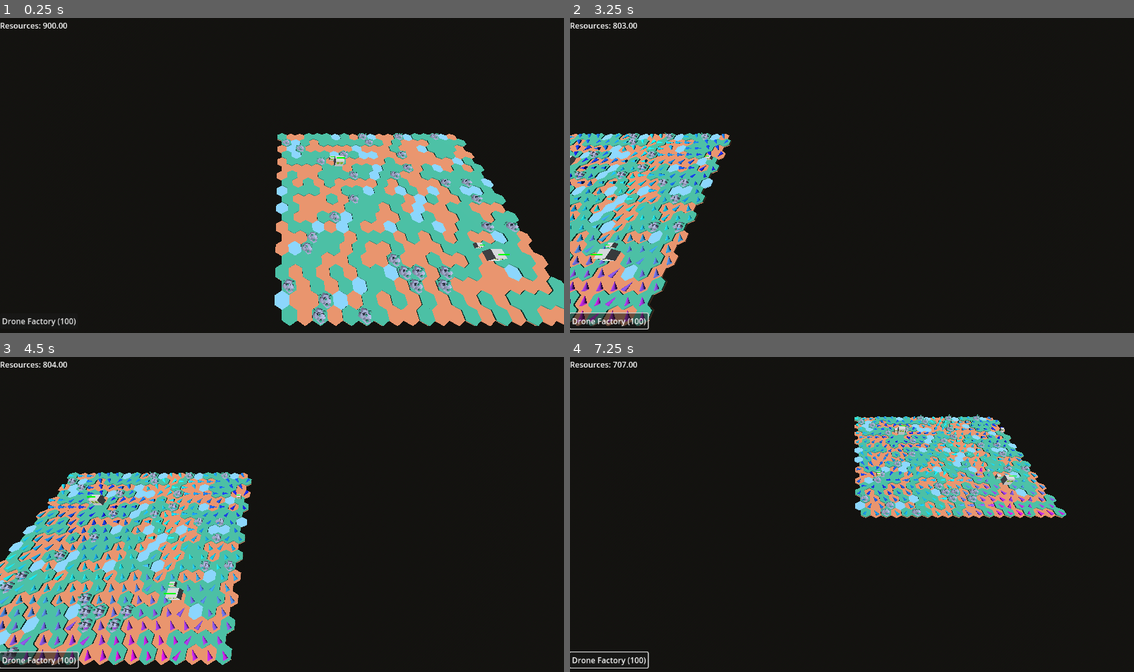
Above: before the commit, frames 1-4 (two rows, left to right).
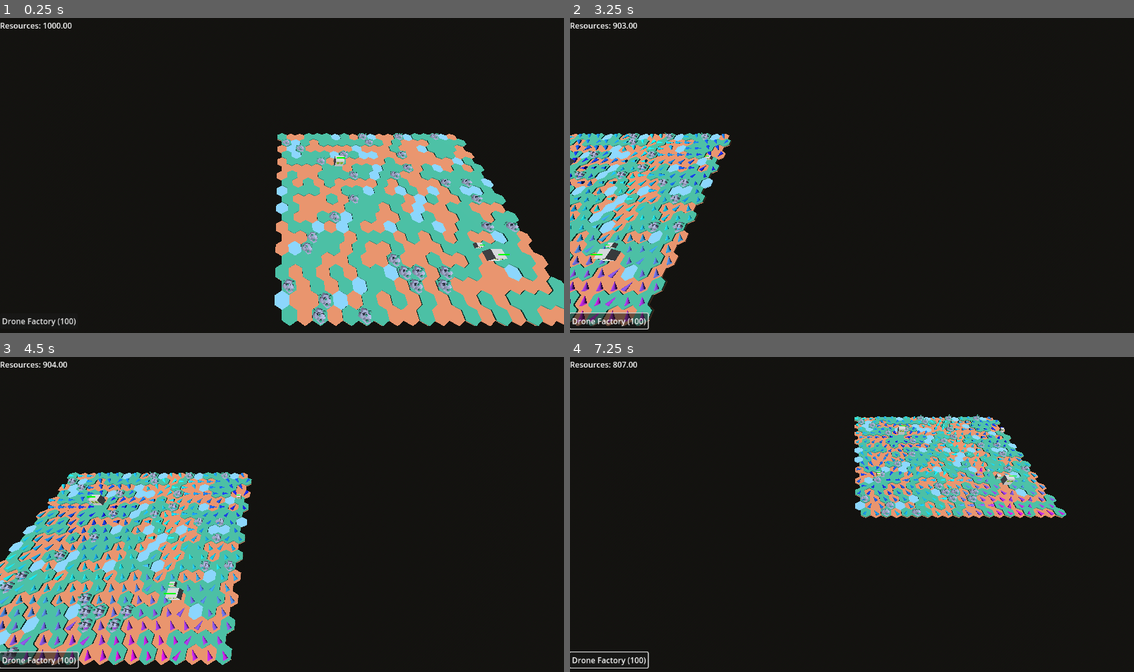
Above: after the commit, the same moments.

Repository: rantahar/hex_flow_rts
Game: Godot game, scene res://game.tscn
Same seed, same stepped clock (60 frames per second), same inputs: the game is played once before the commit and once after it.
Inputs (mouse positions are in pixels of both pictures, inside the frame that each line leads up to):
- Up to frame 1 (0.25 s): no input
- Up to frame 2 (3.25 s): click "Drone Factory (100)" at 0.5 s; tap Enter at 1.25 s; move the mouse to (976, 159) at 1.27 s; hold Right (ui_right) 1.28-2 s; click (976, 159) at 1.42 s; drag from (739, 191) to (823, 238) at 2.02 s; tap Space at 2.75 s; move the mouse to (908, 106) at 2.77 s; hold Right (ui_right) from 2.78 s (still down); click (908, 106) at 2.92 s
- Up to frame 3 (4.5 s): release Right (ui_right) at 3.5 s; tap Enter at 3.5 s; drag from (253, 577) to (112, 467) at 3.52 s; tap Space at 4.25 s; move the mouse to (451, 561) at 4.27 s; hold Left (ui_left) from 4.28 s (still down); click (451, 561) at 4.42 s
- Up to frame 4 (7.25 s): tap Escape (ui_cancel) at 4.9 s; release Left (ui_left) at 5 s; drag from (682, 467) to (767, 432) at 5.02 s; tap Enter at 5.75 s; move the mouse to (880, 514) at 5.77 s; hold Down (ui_down) 5.78-6.5 s; click (880, 514) at 5.92 s; tap Space at 6.5 s; drag from (767, 432) to (739, 530) at 6.52 s

The runs differ from the first frame. In frame 1, less than 0.1% of the frame differs, in the area x 7-77%, y 1-93%; in frame 2, less than 0.1%; in frame 3, 0.1%; in frame 4, 0.2%, in the area x 7-78%, y 1-29%.

Commit message:
Refactoring a bit to separate human and AI players

Diff:
--- a/data/game_data.gd
+++ b/data/game_data.gd
@@ -134,12 +134,14 @@
 		"id": 0,
 		"display_name": "Red Team",
 		"color": Color.RED,
-		"starting_resources": 1000.0
+		"starting_resources": 1000.0,
+		"type": "human",
 	},
 	{
 		"id": 1,
 		"display_name": "Blue Team",
 		"color": Color.BLUE,
-		"starting_resources": 1000.0
+		"starting_resources": 1000.0,
+		"type": "ai",
 	}
 ]
--- /dev/null
+++ b/src/AIPlayer.gd
@@ -0,0 +1,33 @@
+class_name AIPlayer
+extends Player
+
+# Custom method called by Game.gd after setup is complete
+func start_turn(p_map_node: Node3D):
+	"""
+	Executes the simple AI logic: build a drone factory near the base.
+	"""
+	print("AI Player %d (%s) starting turn." % [id, name])
+
+	# 1. Check if Base is placed (it should be structures[0] if Game.gd's sequence is followed)
+	if structures.size() == 0:
+		push_error("AIPlayer %d: Base structure not found." % id)
+		return
+
+	var base_tile: Tile = structures[0].current_tile
+
+	# 2. Find a free, walkable neighbor tile for the Drone Factory
+	var factory_tile: Tile = null
+
+	for neighbor_tile in base_tile.neighbors:
+		# Check if tile is walkable and free of structures
+		if is_instance_valid(neighbor_tile) and neighbor_tile.walkable and neighbor_tile.structure == null:
+			factory_tile = neighbor_tile
+			break
+
+	if factory_tile:
+		# Attempt to place a drone factory. Player.place_structure handles resource checks.
+		var success = place_structure("drone_factory", factory_tile, p_map_node)
+		if success:
+			print("AI Player %d successfully built drone_factory at %s." % [id, factory_tile.get_coords()])
+	else:
+		push_error("AI Player %d could not find a free tile next to the base for drone_factory." % id)
--- a/src/Game.gd
+++ b/src/Game.gd
@@ -6,12 +6,11 @@
 const BuildMenu = preload("res://src/BuildMenu.gd")
 # Placeholder constant until StructurePlacer.gd is created
 const StructurePlacer = preload("res://src/StructurePlacer.gd")
+const AIPlayer = preload("res://src/AIPlayer.gd")
 
 @onready var map_node = $Map
 @onready var canvas_layer = $CanvasLayer
 @onready var structure_placer: StructurePlacer = $StructurePlacer
-
-var placing_player_id: int = -1 # which player (0 or 1) is currently placing
 
 var players: Array[Player] = []
 var player_visualizers: Array[FlowFieldVisualizer] = []
@@ -34,7 +33,17 @@
 	players.clear()
 
 	for config in player_configs:
-		var player_node = Player.new(config["id"], config)
+		var player_node
+
+		var player_type = config.get("type", "human") # Default to human
+
+		if player_type == "human":
+			player_node = Player.new(config["id"], config)
+		elif player_type == "ai":
+			player_node = AIPlayer.new(config["id"], config)
+		else:
+			push_error("Unknown player type '%s' found in config for Player ID %d." % [player_type, config["id"]])
+			continue
 
 		# Set Node properties and Data class properties
 		player_node.id = config["id"]
@@ -135,8 +144,15 @@
 	var player0 = get_player(0)
 	var player1 = get_player(1)
 
-	# Assume player 0 is the human player
-	var human_player = player0
+	# Determine the human player dynamically based on config
+	var human_player: Player = null
+	for p in players:
+		if is_instance_valid(p) and p.config.get("type") == "human":
+			human_player = p
+			break
+
+	if human_player == null:
+		push_warning("No human player found in configuration.")
 
 	var grid = map_node.get_node("Grid")
 
@@ -170,17 +186,19 @@
 			push_error("Failed to place base for Player %d at %s." % [player.id, player.spawn_tile.get_coords()])
 			continue
 
-		# 2. For testing, place a Drone Factory next to the base (cost 200, buildable)
-		var factory_tile = _find_free_neighbor_tile(grid, player.spawn_tile)
-		if is_instance_valid(factory_tile):
-			# Note: Drone factory costs 200 resources, but the player starts with 1000.
-			var factory_success = player.place_structure("drone_factory", factory_tile, map_node)
-			if not factory_success:
-				push_error("Failed to place drone_factory for Player %d next to base at %s." % [player.id, factory_tile.get_coords()])
-		else:
-			push_error("Could not find a free tile next to the base for Player %d to place drone_factory." % player.id)
-
-	# UI Setup for the human player (player 0)
+		# 2. Call AI start turn logic if applicable
+		if player.config.get("type") == "ai":
+			# Ensure we only call this on AI players
+			if player is AIPlayer:
+				player.start_turn(map_node)
+			else:
+				push_error("Player ID %d configured as 'ai' but is not an AIPlayer instance." % player.id)
+
+	# Set the human player reference on the StructurePlacer instance
+	if is_instance_valid(structure_placer) and is_instance_valid(human_player):
+		structure_placer.set_human_player(human_player)
+
+	# UI Setup for the human player
 	if is_instance_valid(human_player) and is_instance_valid(canvas_layer):
 		# Paths assume CanvasLayer is a direct child of Game, and MarginContainer is a direct child of CanvasLayer.
 		# Assumes the first MarginContainer holds ResourceDisplay and the second holds BuildMenu.
@@ -213,20 +231,12 @@
 
 func _on_structure_selected(structure_type: String):
 	"""
-	Initiates structure placement mode for the human player (Player 0).
-	"""
-	var player_id = 0 # Human player
-	var player = get_player(player_id)
-
-	if not is_instance_valid(player):
-		push_error("Game._on_structure_selected: Player %d not found." % player_id)
-		return
-
-	placing_player_id = player_id
+	Initiates structure placement mode for the human player.
+	"""
 
 	if is_instance_valid(structure_placer):
-		structure_placer.enter_placement_mode(structure_type, placing_player_id)
-		print("Game: Entered placement mode for %s (Player %d)." % [structure_type, placing_player_id])
+		structure_placer.enter_placement_mode(structure_type)
+		print("Game: Entered placement mode for %s." % structure_type)
 	else:
 		push_error("Game._on_structure_selected: StructurePlacer node is not set up.")
 
@@ -235,18 +245,11 @@
 	Handles a click on a hexagonal tile, primarily for structure placement confirmation.
 	"""
 	if is_instance_valid(structure_placer) and structure_placer.is_active():
-		if placing_player_id == -1:
-			push_error("Game._on_hex_clicked: Placing player ID is invalid.")
-			structure_placer.exit_placement_mode()
-			return
-
-		var player = get_player(placing_player_id)
-
 		# structure_placer.attempt_placement handles resource checks and calling player.place_structure
-		var success = structure_placer.attempt_placement(tile, player, map_node)
+		var success = structure_placer.attempt_placement(tile, map_node)
 
 		if success:
-			print("Game: Structure placed successfully by Player %d at %s." % [placing_player_id, tile.get_coords()])
+			print("Game: Structure placed successfully at %s." % tile.get_coords())
 
 		# Always consume the click event if placement mode is active
 		return
@@ -303,20 +306,18 @@
 # Handles placement preview updates and cancellation
 func _process(delta: float) -> void:
 	if is_instance_valid(structure_placer) and structure_placer.is_active():
-
 		# Handle cancellation:
 		if Input.is_action_just_pressed("ui_cancel"):
 			structure_placer.exit_placement_mode()
 			print("Game: Placement mode cancelled.")
-			placing_player_id = -1
 			return
 
 		# Handle placement preview updates:
 		var hovered_tile = _get_hovered_tile()
-		var player = get_player(0) # Human player is always Player 0
-
-		if is_instance_valid(hovered_tile) and is_instance_valid(player):
-			structure_placer.update_preview(hovered_tile, player)
+
+		# Only update preview if placement mode is active for a valid player
+		if is_instance_valid(hovered_tile):
+			structure_placer.update_preview(hovered_tile)
 
 
 # Initializes flow fields and visualization after a delay
--- a/src/Player.gd
+++ b/src/Player.gd
@@ -17,6 +17,7 @@
 var units: Array = []
 var structures: Array[Structure] = []
 var resources: float = 0.0
+var config: Dictionary = {} # Store player configuration for type checking, etc.
 var spawn_tile: Tile
 
 
@@ -169,6 +170,7 @@
 func _init(p_id: int, config: Dictionary):
 	# Initialize properties that cannot use default values or require calculation
 	id = p_id
+	self.config = config
 	resources = config.get("starting_resources", 100.0)
 	structures = [] # Initialized to empty array
 
--- a/src/StructurePlacer.gd
+++ b/src/StructurePlacer.gd
@@ -9,7 +9,7 @@
 # State tracking for placement mode
 var active: bool = false
 var current_structure_type: String = ""
-var placing_player_id: int = -1
+var placing_player: Player = null
 
 # Placeholder for the visual preview node
 var preview_instance = null
@@ -21,9 +21,8 @@
 func is_active() -> bool:
 	return active
 
-func enter_placement_mode(structure_type: String, player_id: int):
+func enter_placement_mode(structure_type: String):
 	current_structure_type = structure_type
-	placing_player_id = player_id
 	active = true
 
 	var config = GameData.STRUCTURE_TYPES.get(structure_type)
@@ -77,12 +76,11 @@
 
 	preview_instance.visible = false
 
-	print("StructurePlacer: Entered placement mode for %s (Player %d)" % [structure_type, player_id])
+	print("StructurePlacer: Entered placement mode for %s (Player %d)" % [structure_type, placing_player.id if placing_player else -1])
 
 func exit_placement_mode():
 	active = false
 	current_structure_type = ""
-	placing_player_id = -1
 
 	# Clean up preview mesh
 	if is_instance_valid(preview_instance):
@@ -90,7 +88,7 @@
 
 	print("StructurePlacer: Exited placement mode.")
 
-func update_preview(hovered_tile: Tile, player: Player):
+func update_preview(hovered_tile: Tile):
 	# 1. Hide preview and return if no tile is hovered
 	if not is_instance_valid(hovered_tile):
 		if is_instance_valid(preview_instance):
@@ -142,6 +140,12 @@
 
 	# Check tile.structure == null
 	if is_instance_valid(hovered_tile.structure):
+		is_valid = false
+
+	# Retrieve Player instance
+	var player = placing_player
+
+	if not is_instance_valid(player):
 		is_valid = false
 
 	# Check player.can_afford(current_structure_type)
@@ -174,7 +178,12 @@
 		exit_placement_mode()
 		return
 
-func attempt_placement(tile: Tile, player: Player, map_node: Node3D) -> bool:
+# New method to initialize the human player reference
+func set_human_player(player_ref: Player):
+	placing_player = player_ref
+	print("StructurePlacer: Human Player set to Player %d." % placing_player.id if placing_player else -1)
+
+func attempt_placement(tile: Tile, map_node: Node3D) -> bool:
 	# This logic is based on the previously removed Game._on_build_requested logic,
 	# which we assume should be handled here now.
 
@@ -187,14 +196,19 @@
 		push_error("StructurePlacer: Invalid structure type %s." % current_structure_type)
 		return false
 
+	# Player is already stored in placing_player
+	if not is_instance_valid(placing_player):
+		push_error("StructurePlacer.attempt_placement: Human player reference is invalid.")
+		return false
+
 	var cost = structure_config.get("cost", 0.0)
 
-	if player.resources < cost:
-		print("StructurePlacer: Not enough resources to build %s (Requires %f, Have %f)." % [current_structure_type, cost, player.resources])
+	if placing_player.resources < cost:
+		print("StructurePlacer: Not enough resources to build %s (Requires %f, Have %f)." % [current_structure_type, cost, placing_player.resources])
 		return false
 
 	# Place the structure (Player.gd handles resource deduction and adding to map)
-	var success = player.place_structure(current_structure_type, tile, map_node)
+	var success = placing_player.place_structure(current_structure_type, tile, map_node)
 
 	# Exit placement mode only if placement was successful? No, usually not.
 	# We let the Game node decide when to exit placement mode (e.g., if we want auto-exit or sustained placement).
